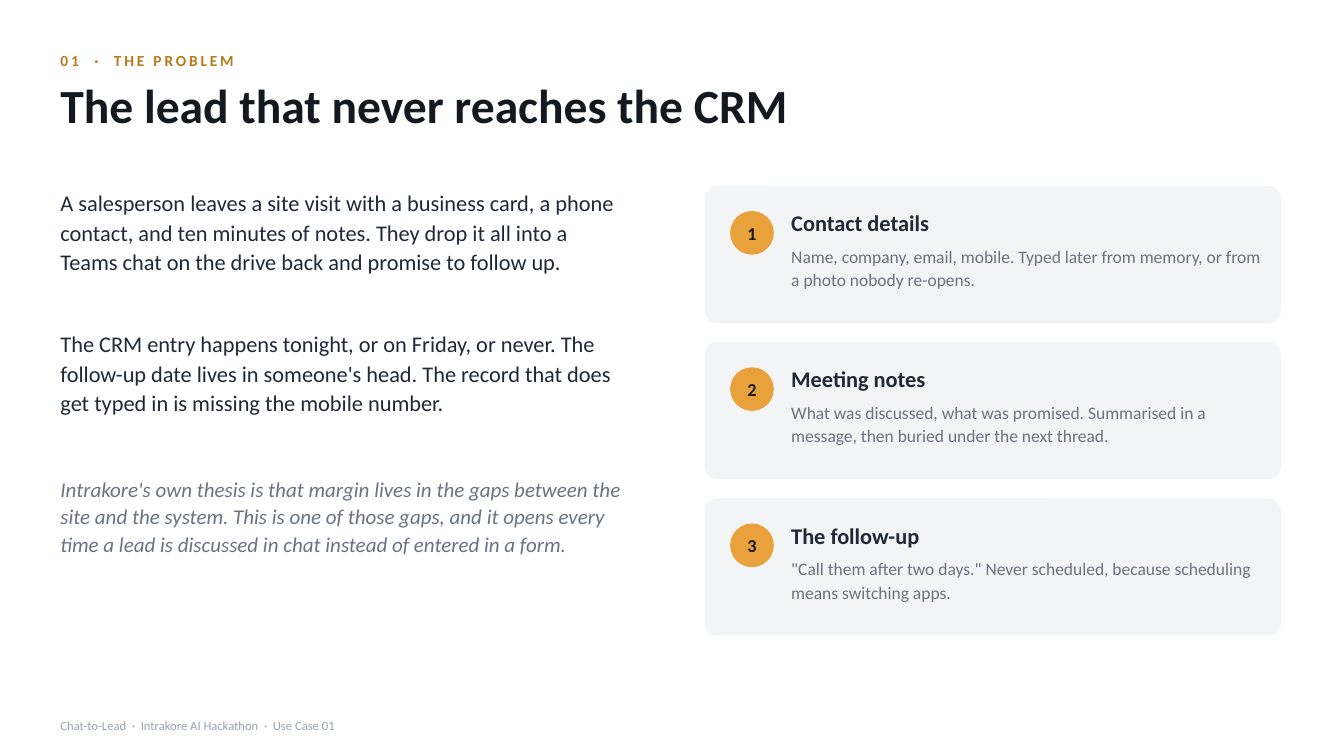
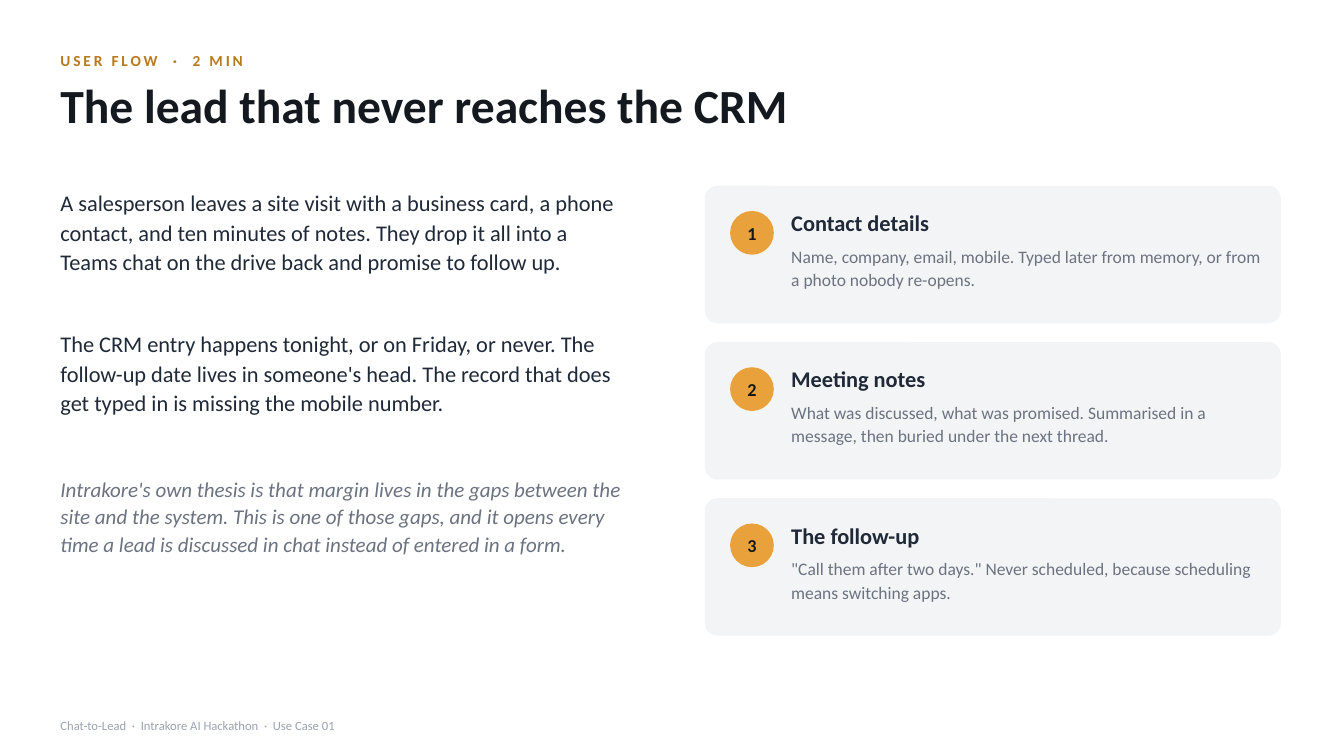
Before and after one commit to Iroh02/kore-agent-kit, a slide deck: slide 2 of chat-to-lead-deck.pptx. Drawn at 1344x756 pixels with LibreOffice and Linux fonts; fonts in the diff are those of the drawing. Boxes give left, top, right and bottom in pixels: in the first picture for what was removed or moved away, otherwise in the second. Text is boxed around its words. In the diff, an @@ line names an element or a change of style, - is before the commit and + after.

```diff
--- a/chat-to-lead-deck.pptx
+++ b/chat-to-lead-deck.pptx
@@ text at [60, 56, 242, 66]: text changed @@
-01 · THE PROBLEM
+USER FLOW · 2 MIN
```
Also in this commit, not shown: 11 other slides changed.
